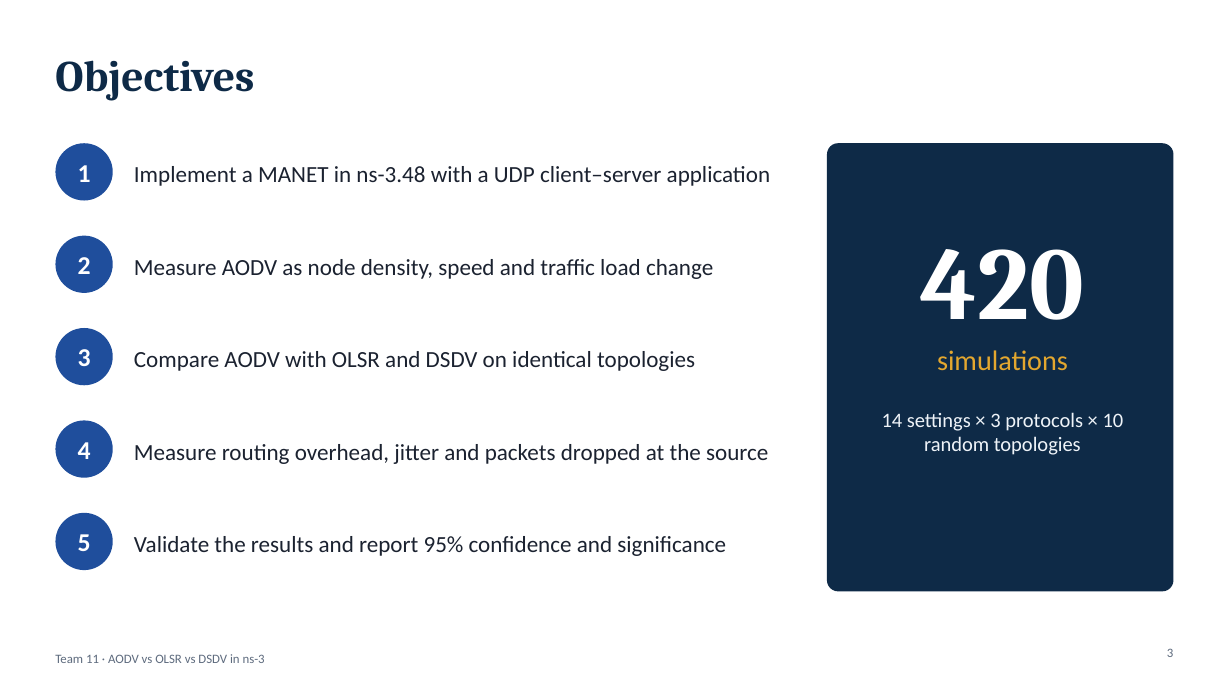
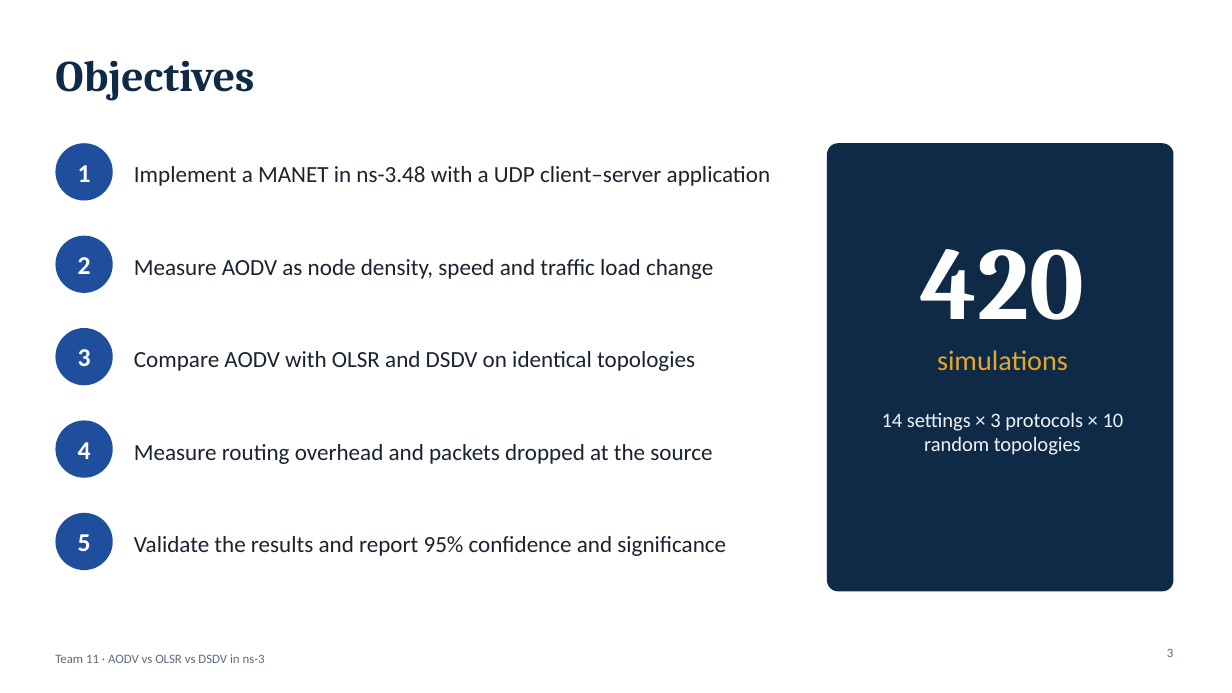
Before and after one commit to vijethmd/manet-routing-comparison, a slide deck: slide 3 of submissions/AODV_OLSR_DSDV_MANET_Team11.pptx. Drawn at 1232x693 pixels with LibreOffice and Linux fonts; fonts in the diff are those of the drawing. Boxes give left, top, right and bottom in pixels: in the first picture for what was removed or moved away, otherwise in the second. Text is boxed around its words. In the diff, an @@ line names an element or a change of style, - is before the commit and + after.

```diff
--- a/submissions/AODV_OLSR_DSDV_MANET_Team11.pptx
+++ b/submissions/AODV_OLSR_DSDV_MANET_Team11.pptx
@@ text at [134, 444, 712, 464]: text changed @@
-Measure routing overhead, jitter and packets dropped at the source
+Measure routing overhead and packets dropped at the source
```
Also in this commit, not shown: 6 other slides changed, 2 slides removed, 2 other files.
